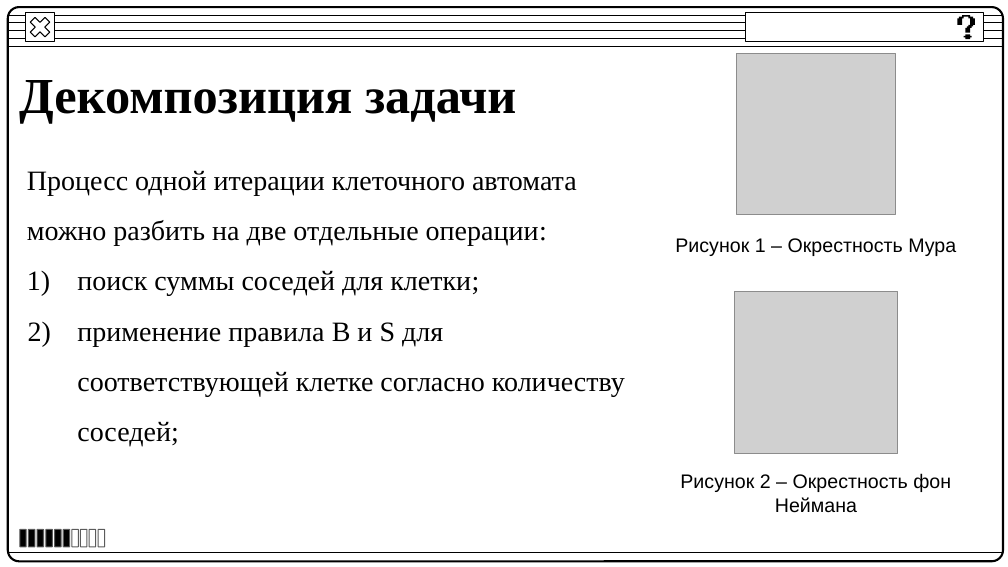
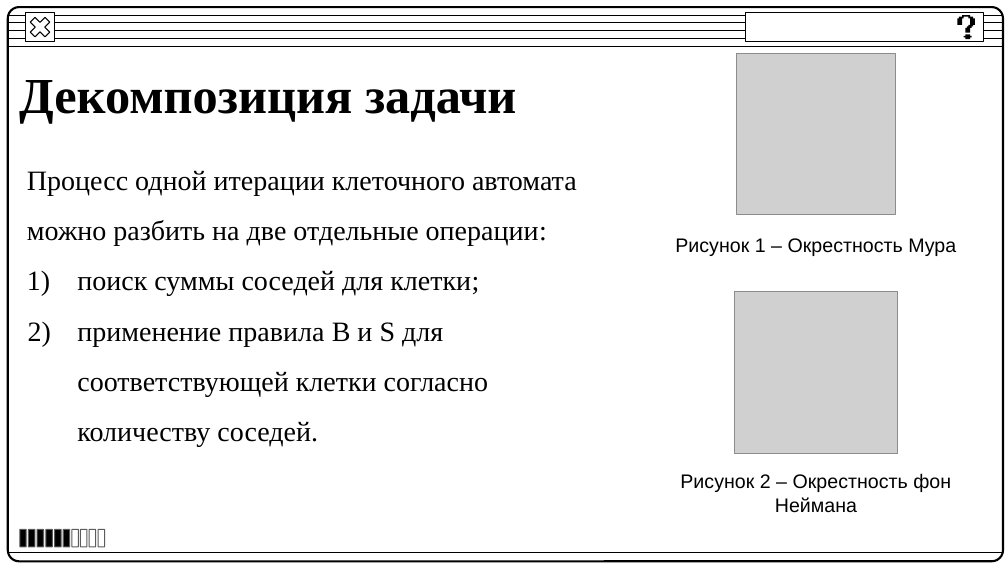
Before and after one commit to BakaKrt/DiplomAPI, a slide deck: slide 6 of ВКР/ВКР.pptx. Drawn at 1008x567 pixels with LibreOffice and Linux fonts; fonts in the diff are those of the drawing; grey boxes stand for pictures. Boxes give left, top, right and bottom in pixels: in the first picture for what was removed or moved away, otherwise in the second. Text is boxed around its words. In the diff, an @@ line names an element or a change of style, - is before the commit and + after.

```diff
--- a/ВКР/ВКР.pptx
+++ b/ВКР/ВКР.pptx
@@ text at bbox=[77, 322, 488, 447]: text changed @@
-2) применение правила B и S для соответствующей клетке согласно количеству соседей;
+2) применение правила B и S для соответствующей клетки согласно количеству соседей.
```
Also in this commit, not shown: 1 other slide changed, 1 other file.
